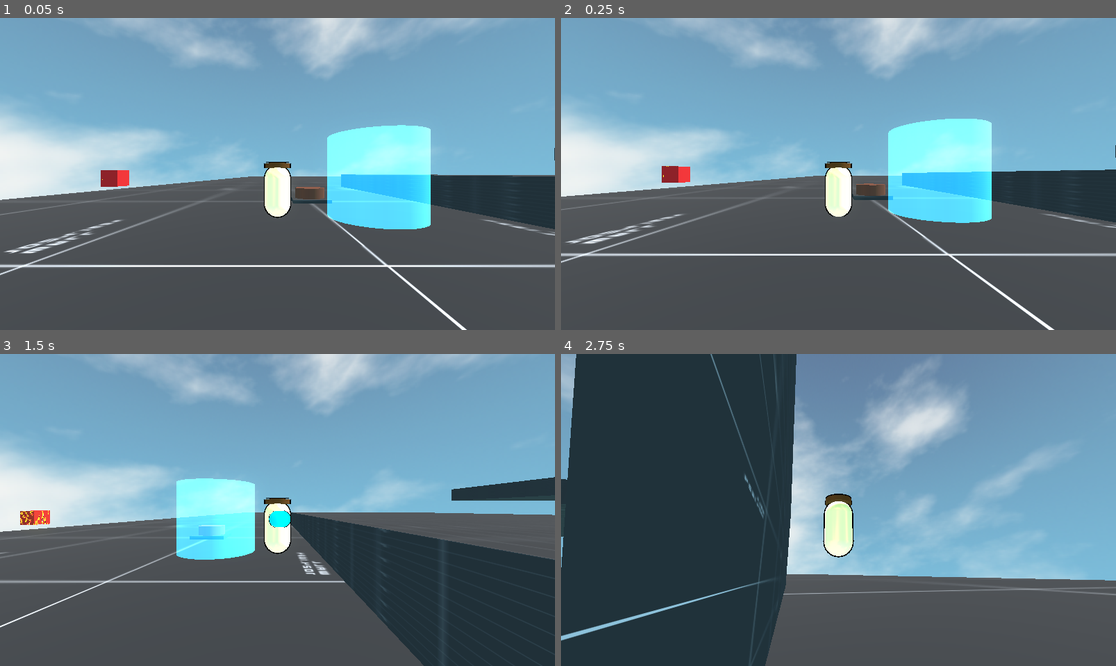
Above: before the commit, frames 1-4 (two rows, left to right).
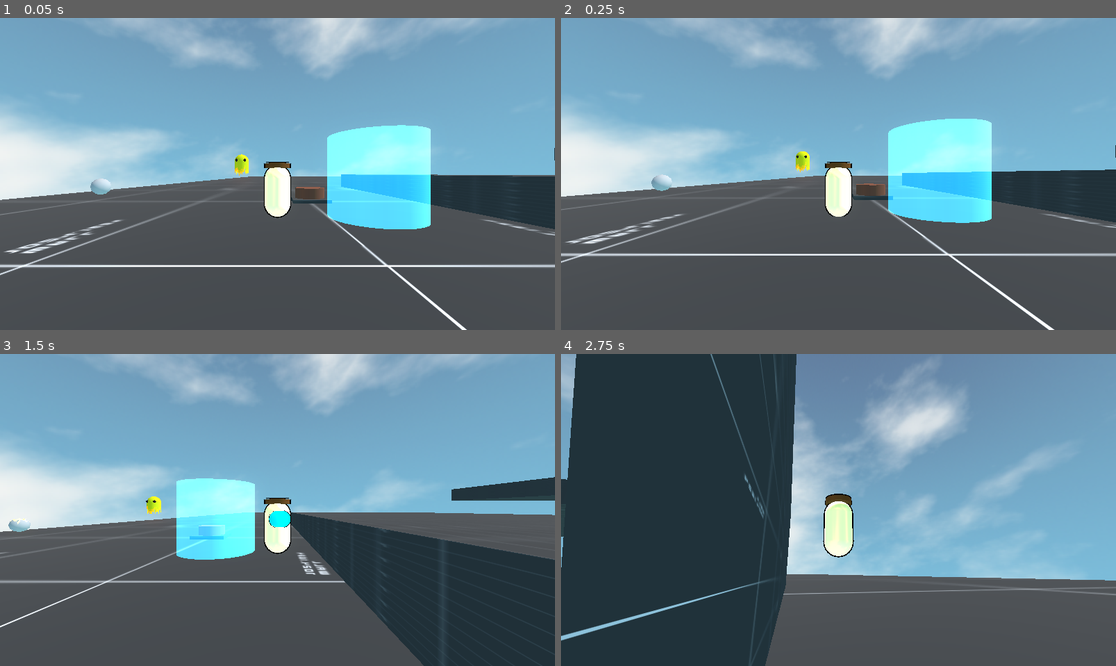
Above: after the commit, the same moments.

Repository: GamedevSuicraft/Laboratorio-de-Sistemas-de-Godot
Game: Godot game, scene res://tests/3d test/3d test scene.tscn
The game is run twice, just before and just after one commit, with the same random seed, the same clock (stepped at 60 frames per second) and the same inputs.
Inputs (mouse positions are in pixels of both pictures, inside the frame that each line leads up to):
- Up to frame 1 (0.05 s): no input
- Up to frame 2 (0.25 s): no input
- Up to frame 3 (1.5 s): tap Enter (ui_accept) at 0.5, 0.77 s; move the mouse to (399, 494) at 0.52 s; hold Right (ui_right) 0.53-1.28 s; hold E (interact) 0.53-1.28 s; move the mouse to (166, 525) at 1.27 s; hold Down (ui_down) from 1.28 s (still down); click (166, 525) at 1.35 s
- Up to frame 4 (2.75 s): tap Enter (ui_accept) at 1.52 s; move the mouse to (849, 503) at 2.02 s; release Down (ui_down) at 2.03 s; hold Up (ui_up) from 2.03 s (still down); hold Shift from 2.03 s (still down)

The runs differ from the first frame. In frame 1, 0.5% of the frame differs, in the area x 16-45%, y 43-57%; in frame 2, 0.5%; in frame 3, 0.5%; in frame 4, nothing differs.

Commit message:
desintegration shader for characters and spooky friend in 3d test scene

Diff:
--- a/assets/shaders/desintegration.gdshader
+++ b/assets/shaders/desintegration.gdshader
@@ -2,51 +2,98 @@
 render_mode cull_disabled;
 
 /**
- * Controls the overall progress of the disintegration effect.
- * 0.0 = completely intact, 1.0 = fully dissolved.
+ * Disintegration progress.
+ * 0.0 = completely solid and intact.
+ * 1.0 = guaranteed fully dissolved.
  */
 uniform float dissolve_amount : hint_range(0.0, 1.0) = 0.0;
 
 /**
- * Grayscale noise texture used to determine the dissolve pattern.
+ * Disintegration pattern style:
+ * - Uniform (0): Dissolves randomly across the entire mesh using pure noise.
+ * - Bottom to Top (1): Sweeps upward along the vertical texture coordinate (UV.y inverted).
+ * - Top to Bottom (2): Sweeps downward along the vertical texture coordinate (UV.y).
+ * - UV Horizontal Start to End (3): Sweeps across the horizontal UV seam/projection (UV.x).
+ * - UV Horizontal End to Start (4): Sweeps in reverse across the horizontal UV seam/projection (1.0 - UV.x).
+ * Note: Directional modes rely on the mesh's UV unwrapping/projection layout.
+ */
+uniform int dissolve_mode : hint_enum("Uniform:0", "Bottom to Top (UV.y):1", "Top to Bottom (UV.y):2", "UV Horizontal (U -> 1):3", "UV Horizontal (1 -> U):4") = 0;
+
+/**
+ * Grayscale noise texture used to break up the disintegration surface.
  */
 uniform sampler2D noise_texture : repeat_enable, filter_linear;
 
 /**
+ * Scaling factor for the noise pattern across world coordinates.
+ */
+uniform float noise_scale : hint_range(0.5, 3.0) = 1.0;
+
+/**
  * Width of the glowing burn edge.
  */
-uniform float edge_width : hint_range(0.0, 0.2) = 0.05;
+uniform float edge_width : hint_range(0.0, 0.5) = 0.06;
 
 /**
- * Base color of the burn/ember edge.
+ * Color of the glowing burn edge.
  */
-uniform vec4 edge_color : source_color = vec4(1.0, 0.4, 0.0, 1.0);
+uniform vec4 edge_color : source_color = vec4(0.0, 0.8, 1.0, 1.0);
 
 /**
- * Multiplier for the edge emission/glow strength.
+ * Multiplier for edge emission brightness.
  */
-uniform float emission_energy : hint_range(1.0, 100.0) = 3.0;
+uniform float emission_energy : hint_range(0.0, 100.0) = 12.0;
 
 /**
- * Albedo color/texture for the polygon surface.
+ * Base surface color.
  */
-uniform vec4 albedo : source_color = vec4(1.0);
-uniform sampler2D albedo_texture : source_color, filter_linear_mipmap;
+uniform vec4 albedo : source_color = vec4(0.8, 0.8, 0.8, 1.0);
+
+varying vec3 world_position;
+
+void vertex() {
+    world_position = (MODEL_MATRIX * vec4(VERTEX, 1.0)).xyz;
+}
 
 void fragment() {
-    vec4 base_color = texture(albedo_texture, UV) * albedo;
-    float noise_val = texture(noise_texture, UV).r;
+    // 1. Sample world-space noise for organic breakup
+    float noise_val = texture(noise_texture, world_position.xz * noise_scale).r;
 
-    // Discard fragments below threshold
-    if (noise_val < dissolve_amount) {
+    // 2. Compute directional wave along the mesh UV coordinates
+    float dir_val = 0.0;
+
+    if (dissolve_mode == 1) {
+        // Vertical sweep: bottom to top
+        dir_val = 1.0 - UV.y;
+    } else if (dissolve_mode == 2) {
+        // Vertical sweep: top to bottom
+        dir_val = UV.y;
+    } else if (dissolve_mode == 3) {
+        // Horizontal sweep along UV seam
+        dir_val = UV.x;
+    } else if (dissolve_mode == 4) {
+        // Reverse horizontal sweep along UV seam
+        dir_val = 1.0 - UV.x;
+    }
+
+    // 3. Blend direction gradient with noise breakup
+    float cutoff = noise_val;
+    if (dissolve_mode > 0) {
+        cutoff = clamp(dir_val * 0.75 + noise_val * 0.25, 0.0, 1.0);
+    }
+
+    // 4. Safe threshold range ensuring total visibility at 0.0 and total discard at 1.0
+    float threshold = mix(-edge_width - 0.01, 1.0 + edge_width + 0.01, dissolve_amount);
+
+    if (cutoff < threshold) {
         discard;
     }
 
-    ALBEDO = base_color.rgb;
+    ALBEDO = albedo.rgb;
 
-    // Glowing edge emission
-    if (noise_val < dissolve_amount + edge_width && dissolve_amount > 0.0) {
-        float edge_intensity = 1.0 - smoothstep(dissolve_amount, dissolve_amount + edge_width, noise_val);
+    // 5. Emissive burn edge
+    if (cutoff < threshold + edge_width && dissolve_amount > 0.0 && dissolve_amount < 1.0) {
+        float edge_intensity = 1.0 - smoothstep(threshold, threshold + edge_width, cutoff);
         EMISSION = edge_color.rgb * emission_energy * edge_intensity;
     } else {
         EMISSION = vec3(0.0);
--- /dev/null
+++ b/assets/shaders/enemyDesintegration.gdshader
@@ -0,0 +1,90 @@
+shader_type spatial;
+render_mode cull_disabled;
+
+/**
+ * Disintegration progress.
+ * 0.0 = completely solid and intact.
+ * 1.0 = guaranteed fully dissolved.
+ */
+uniform float dissolve_amount : hint_range(0.0, 1.0) = 0.0;
+
+/**
+ * Disintegration pattern style:
+ * - Uniform (0): Dissolves randomly across the entire mesh using noise.
+ * - Bottom to Top (1): Sweeps upward through the character's height.
+ * - Top to Bottom (2): Sweeps downward from head to feet.
+ */
+uniform int dissolve_mode : hint_enum("Uniform:0", "Bottom to Top:1", "Top to Bottom:2") = 0;
+
+/**
+ * Height span of the enemy (approx. distance from feet to head in meters).
+ */
+uniform float character_height : hint_range(0.5, 10.0) = 2.0;
+
+/**
+ * Original character textures.
+ */
+uniform sampler2D texture_albedo : source_color, filter_linear_mipmap;
+uniform vec4 albedo_tint : source_color = vec4(1.0);
+
+/**
+ * Grayscale noise texture.
+ */
+uniform sampler2D noise_texture : repeat_enable, filter_linear;
+uniform float noise_scale : hint_range(0.5, 3.0) = 1.0;
+
+/**
+ * Edge emission settings.
+ */
+uniform float edge_width : hint_range(0.0, 0.5) = 0.06;
+uniform vec4 edge_color : source_color = vec4(0.0, 0.8, 1.0, 1.0);
+uniform float emission_energy : hint_range(0.0, 100.0) = 12.0;
+
+varying vec3 local_vertex;
+varying vec3 world_position;
+
+void vertex() {
+    local_vertex = VERTEX;
+    world_position = (MODEL_MATRIX * vec4(VERTEX, 1.0)).xyz;
+}
+
+void fragment() {
+    // 1. Maintain the enemy's original texture
+    vec4 base_color = texture(texture_albedo, UV) * albedo_tint;
+
+    // 2. Sample noise in world coordinates to prevent stretching during animations
+    float noise_val = texture(noise_texture, world_position.xz * noise_scale).r;
+
+    // 3. Normalized height calculation across the whole character body
+    // Maps vertex Y position into a clean 0.0 -> 1.0 range
+    float height_gradient = clamp((local_vertex.y / character_height) + 0.5, 0.0, 1.0);
+
+    float dir_val = 0.0;
+    if (dissolve_mode == 1) {
+        dir_val = height_gradient;       // Bottom to top
+    } else if (dissolve_mode == 2) {
+        dir_val = 1.0 - height_gradient; // Top to bottom
+    }
+
+    // 4. Combine noise and wave
+    float cutoff = noise_val;
+    if (dissolve_mode > 0) {
+        cutoff = clamp(dir_val * 0.7 + noise_val * 0.3, 0.0, 1.0);
+    }
+
+    // 5. Threshold with safety margins
+    float threshold = mix(-edge_width - 0.01, 1.0 + edge_width + 0.01, dissolve_amount);
+    if (cutoff < threshold) {
+        discard;
+    }
+
+    ALBEDO = base_color.rgb;
+
+    // 6. Glowing burn edge
+    if (cutoff < threshold + edge_width && dissolve_amount > 0.0 && dissolve_amount < 1.0) {
+        float edge_intensity = 1.0 - smoothstep(threshold, threshold + edge_width, cutoff);
+        EMISSION = edge_color.rgb * emission_energy * edge_intensity;
+    } else {
+        EMISSION = vec3(0.0);
+    }
+}
--- a/tests/3d test/3d test scene.tscn
+++ b/tests/3d test/3d test scene.tscn
@@ -11,6 +11,7 @@
 [ext_resource type="PackedScene" uid="uid://njvrqar7g48e" path="res://tests/3d test/Button.tscn" id="7_5k6if"]
 [ext_resource type="Shader" uid="uid://b5xwlt0yp5cr1" path="res://assets/shaders/post-processing/grayScreen.gdshader" id="8_2uk5l"]
 [ext_resource type="Shader" uid="uid://blcxd3fiterd" path="res://assets/shaders/post-processing/vignette.gdshader" id="9_hp00h"]
+[ext_resource type="Shader" uid="uid://dkq5g0j34gfmi" path="res://assets/shaders/enemyDesintegration.gdshader" id="12_br0mo"]
 
 [sub_resource type="ShaderMaterial" id="ShaderMaterial_kkwq4"]
 shader = ExtResource("1_khnuh")
@@ -41,12 +42,14 @@
 [sub_resource type="ShaderMaterial" id="ShaderMaterial_584mt"]
 render_priority = 0
 shader = ExtResource("4_r165k")
-shader_parameter/dissolve_amount = 0.0
+shader_parameter/dissolve_amount = 0.4510000214225
+shader_parameter/dissolve_mode = 2
 shader_parameter/noise_texture = SubResource("NoiseTexture2D_r165k")
-shader_parameter/edge_width = 0.1170000055575
+shader_parameter/noise_scale = 0.8170000150575
+shader_parameter/edge_width = 0.1070000050825
 shader_parameter/edge_color = Color(0.7866053, 0.43492922, 0, 1)
-shader_parameter/emission_energy = 54.930002561675
-shader_parameter/albedo = Color(0.99999994, 0.14666548, 0.14639562, 1)
+shader_parameter/emission_energy = 23.6230011220925
+shader_parameter/albedo = Color(0.8, 0.8, 0.8, 1)
 
 [sub_resource type="StandardMaterial3D" id="StandardMaterial3D_xm2fj"]
 transparency = 1
@@ -76,6 +79,36 @@
 shader_parameter/vignette_aspect_ratio = 1.77
 shader_parameter/vignette_color = Color(0, 0, 0, 1)
 
+[sub_resource type="FastNoiseLite" id="FastNoiseLite_us4t6"]
+seed = 51
+
+[sub_resource type="NoiseTexture2D" id="NoiseTexture2D_j3l4m"]
+noise = SubResource("FastNoiseLite_us4t6")
+
+[sub_resource type="ShaderMaterial" id="ShaderMaterial_payxv"]
+render_priority = 0
+shader = ExtResource("12_br0mo")
+shader_parameter/dissolve_amount = 0.42800002033
+shader_parameter/dissolve_mode = 1
+shader_parameter/character_height = 1.822000062795
+shader_parameter/albedo_tint = Color(1, 1, 0, 1)
+shader_parameter/noise_texture = SubResource("NoiseTexture2D_j3l4m")
+shader_parameter/noise_scale = 2.2370000825075
+shader_parameter/edge_width = 0.08800000418
+shader_parameter/edge_color = Color(1, 0, 0, 1)
+shader_parameter/emission_energy = 67.6690032142775
+
+[sub_resource type="CapsuleMesh" id="CapsuleMesh_584mt"]
+material = SubResource("ShaderMaterial_payxv")
+
+[sub_resource type="StandardMaterial3D" id="StandardMaterial3D_ek6ti"]
+albedo_color = Color(0, 0, 0, 1)
+
+[sub_resource type="SphereMesh" id="SphereMesh_584mt"]
+material = SubResource("StandardMaterial3D_ek6ti")
+radius = 0.1
+height = 0.2
+
 [node name="3dTestScene" type="Node3D" unique_id=1874949410]
 
 [node name="WorldEnvironment" type="WorldEnvironment" parent="." unique_id=772104936]
@@ -106,7 +139,7 @@
 material = SubResource("StandardMaterial3D_xd7hw")
 metadata/_edit_lock_ = true
 
-[node name="CSGPolygon3D" type="CSGPolygon3D" parent="Level" unique_id=1279842978]
+[node name="CSGPolygon3D" type="CSGSphere3D" parent="Level" unique_id=658890157]
 transform = Transform3D(1, 0, 0, 0, 1, 0, 0, 0, 1, -11.398136, 1.6402786, -3.447289)
 material = SubResource("ShaderMaterial_584mt")
 script = ExtResource("5_hh2p4")
@@ -156,4 +189,16 @@
 grow_vertical = 2
 mouse_filter = 2
 
+[node name="MeshInstance3D" type="MeshInstance3D" parent="." unique_id=1340567503]
+transform = Transform3D(1, 0, 0, 0, 1, 0, 0, 0, 1, -3.1762042, 2.8030543, -5.596493)
+mesh = SubResource("CapsuleMesh_584mt")
+
+[node name="MeshInstance3D" type="MeshInstance3D" parent="MeshInstance3D" unique_id=1636881939]
+transform = Transform3D(1, 0, 0, 0, 1, 0, 0, 0, 1, 0.27279544, 0.5722351, 0.39005995)
+mesh = SubResource("SphereMesh_584mt")
+
+[node name="MeshInstance3D2" type="MeshInstance3D" parent="MeshInstance3D" unique_id=722435028]
+transform = Transform3D(1, 0, 0, 0, 1, 0, 0, 0, 1, -0.27872086, 0.5722351, 0.39005995)
+mesh = SubResource("SphereMesh_584mt")
+
 [connection signal="interacted" from="Node3D/Interactable" to="Node3D" method="_on_interactable_interacted"]
--- a/tests/3d test/desintegratingCube.gd
+++ b/tests/3d test/desintegratingCube.gd
@@ -1,4 +1,4 @@
-extends CSGPolygon3D
+extends CSGSphere3D
 
 var mat: ShaderMaterial
 @export var desolve_speed: float = 0.5
Not shown, added: assets/shaders/enemyDesintegration.gdshader.uid
